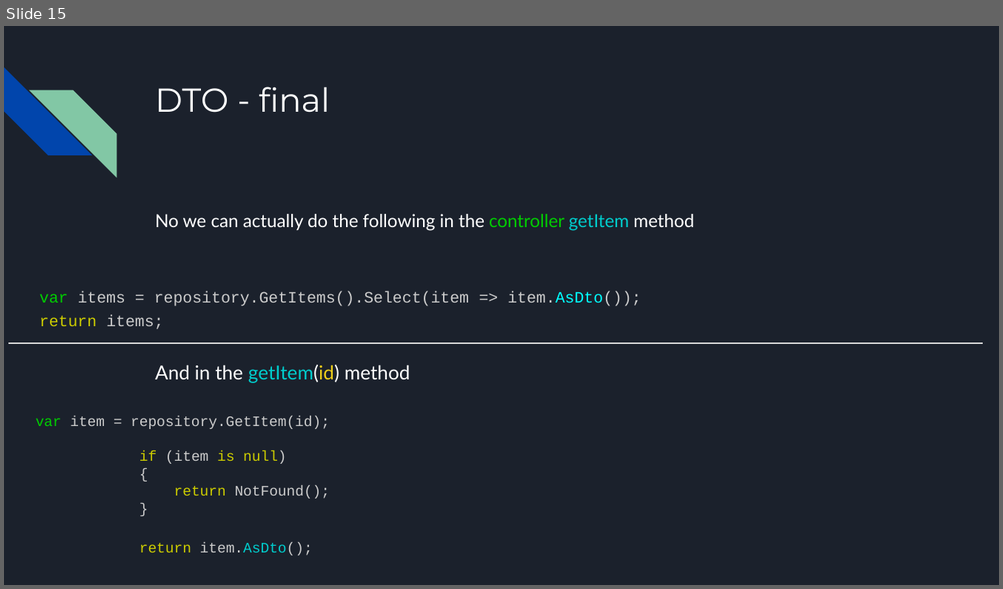
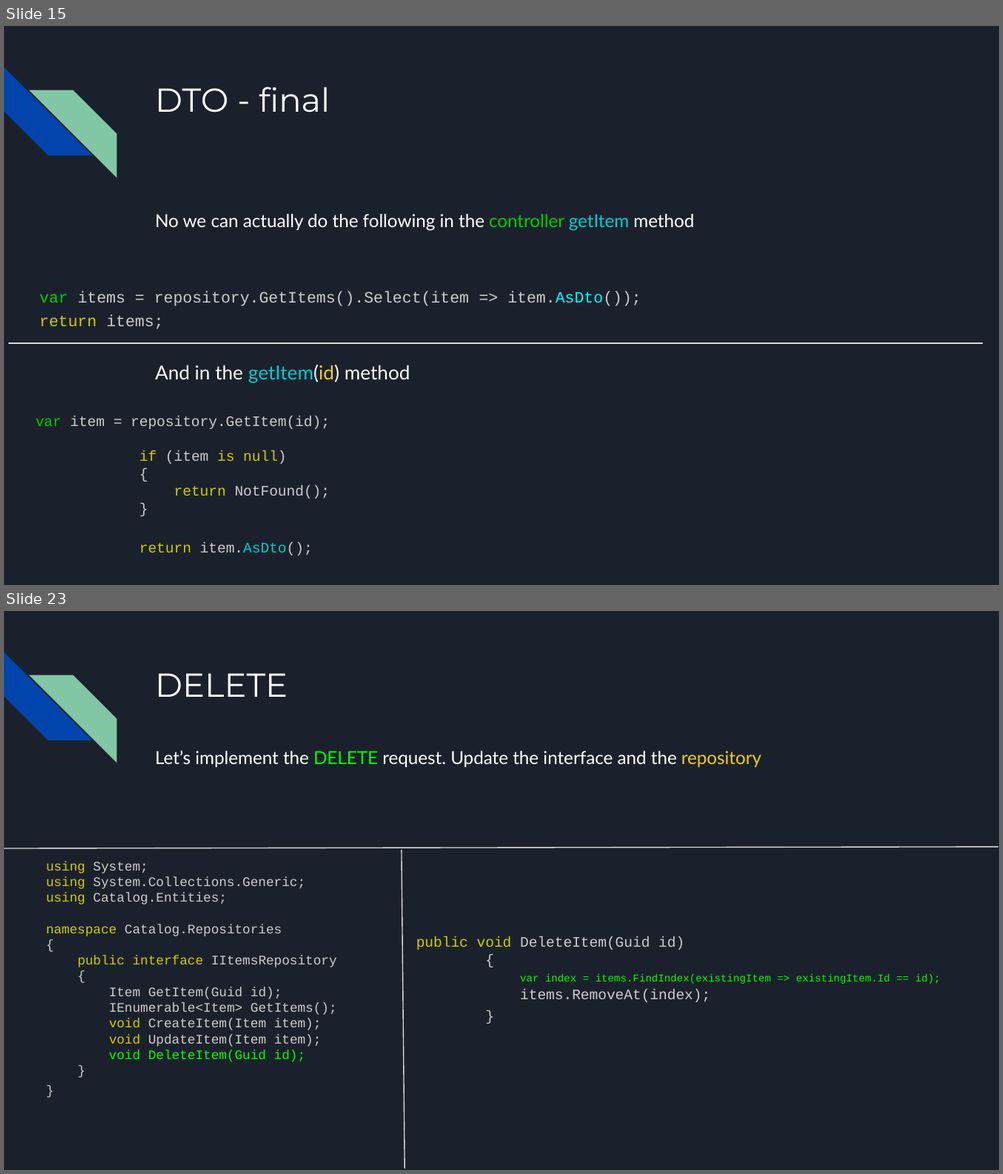
Before and after one commit to kek-Sec/ASP.net-REST-API-GUIDE, a slide deck: ASP.net REST API.pptx. Shown one above the other, each under a label of ours: slide 15 before the commit, slides 15 and 23 after it; the slides between them are not shown. The pictures are 1003x589 and 1003x1174 pixels, drawn with LibreOffice and Linux fonts; fonts in the diff are those of the drawing. Boxes give left, top, right and bottom in pixels: in the first picture for what was removed or moved away, otherwise in the second. Text is boxed around its words. In the diff, an @@ line names an element or a change of style, - is before the commit and + after.

Commit message:
POST PUT DELETE

```diff
--- a/ASP.net REST API.pptx
+++ b/ASP.net REST API.pptx
@@ slide 23 added at (x1=4, y1=611, x2=999, y2=1170), background #1B212C; not listed: 2 template elements that a slide beside it also shows @@
@@ title added at (x1=155, y1=673, x2=287, y2=697), 24 pt, text #FFFFFF @@
+DELETE
@@ text added at (x1=155, y1=750, x2=761, y2=767), 13 pt, text #FFFFFF @@
+Let’s implement the DELETE request. Update the interface and the repository
@@ line added from (4, 849) to (998, 847), #D9D9D9 0.75 pt @@
@@ line added from (405, 1169) to (401, 850), #D9D9D9 0.75 pt @@
@@ text added at (x1=46, y1=861, x2=337, y2=1062), 9.5 pt, text #CCCCCC @@
+using System;
+using System.Collections.Generic;
+using Catalog.Entities;
+namespace Catalog.Repositories
+{
+public interface IItemsRepository
+{
+Item GetItem(Guid id);
+IEnumerable<Item> GetItems();
+void CreateItem(Item item);
+void UpdateItem(Item item);
+void DeleteItem(Guid id);
+}
+}
@@ text added at (x1=416, y1=937, x2=940, y2=1002), 7.5 pt, text #00FF00 @@
+public void DeleteItem(Guid id)
+{
+var index = items.FindIndex(existingItem => existingItem.Id == id);
+items.RemoveAt(index);
+}
```
Also in this commit, not shown: 1 slide changed, 8 other slides added, 1 other file.
